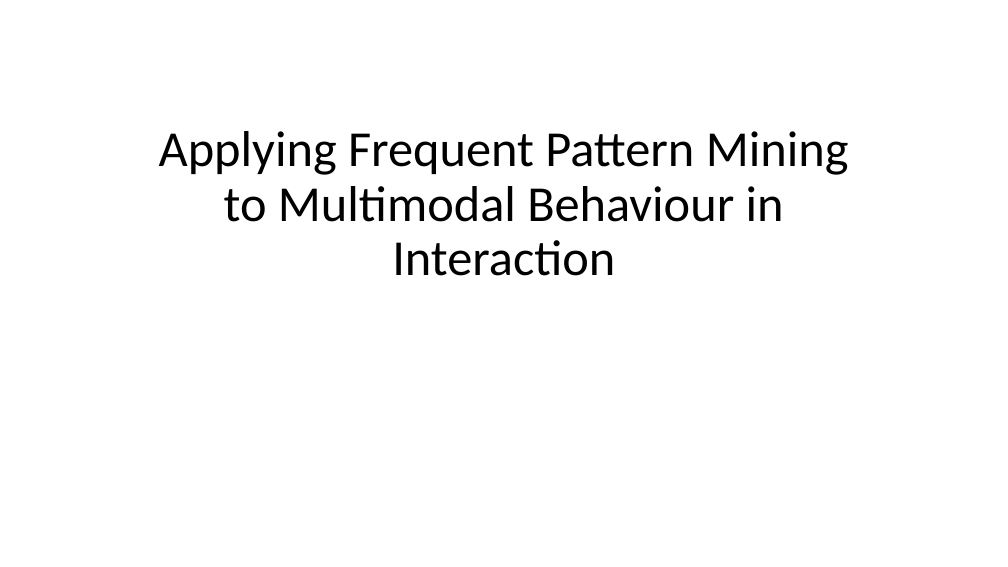
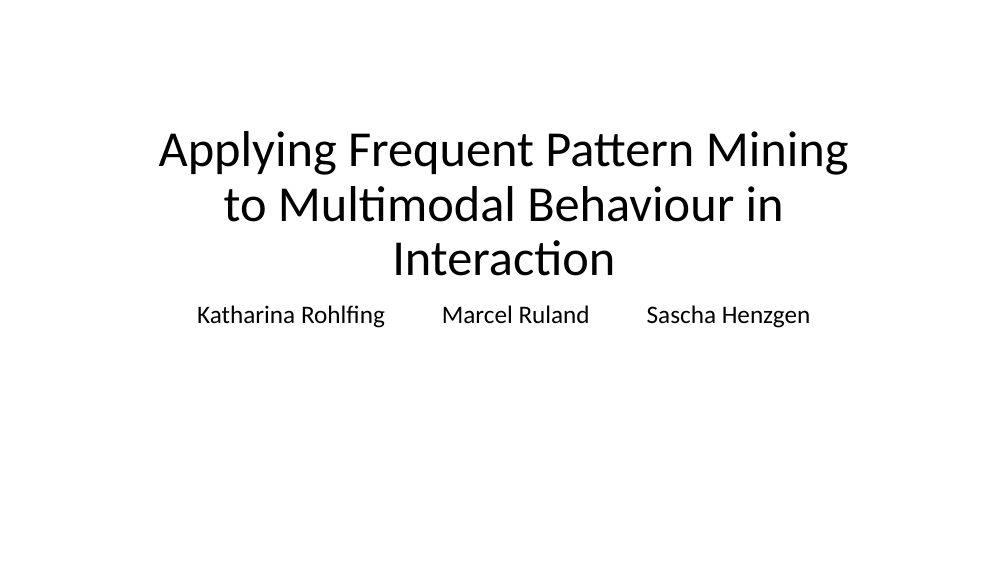
Before and after one commit to prestoaghitato/BA_thesis, a slide deck: slide 1 of tex/beamer_dummy.pptx. Drawn at 1008x567 pixels with LibreOffice and Linux fonts; fonts in the diff are those of the drawing. Boxes give left, top, right and bottom in pixels: in the first picture for what was removed or moved away, otherwise in the second. Text is boxed around its words. In the diff, an @@ line names an element or a change of style, - is before the commit and + after.

```diff
--- a/tex/beamer_dummy.pptx
+++ b/tex/beamer_dummy.pptx
@@ subtitle added at bbox=[197, 305, 811, 328], 24 pt, text #000000 @@
+Katharina Rohlfing Marcel Ruland Sascha Henzgen
```
Also in this commit, not shown: 4 other slides changed, 4 slides added, 4 slides removed, 3 other files.
